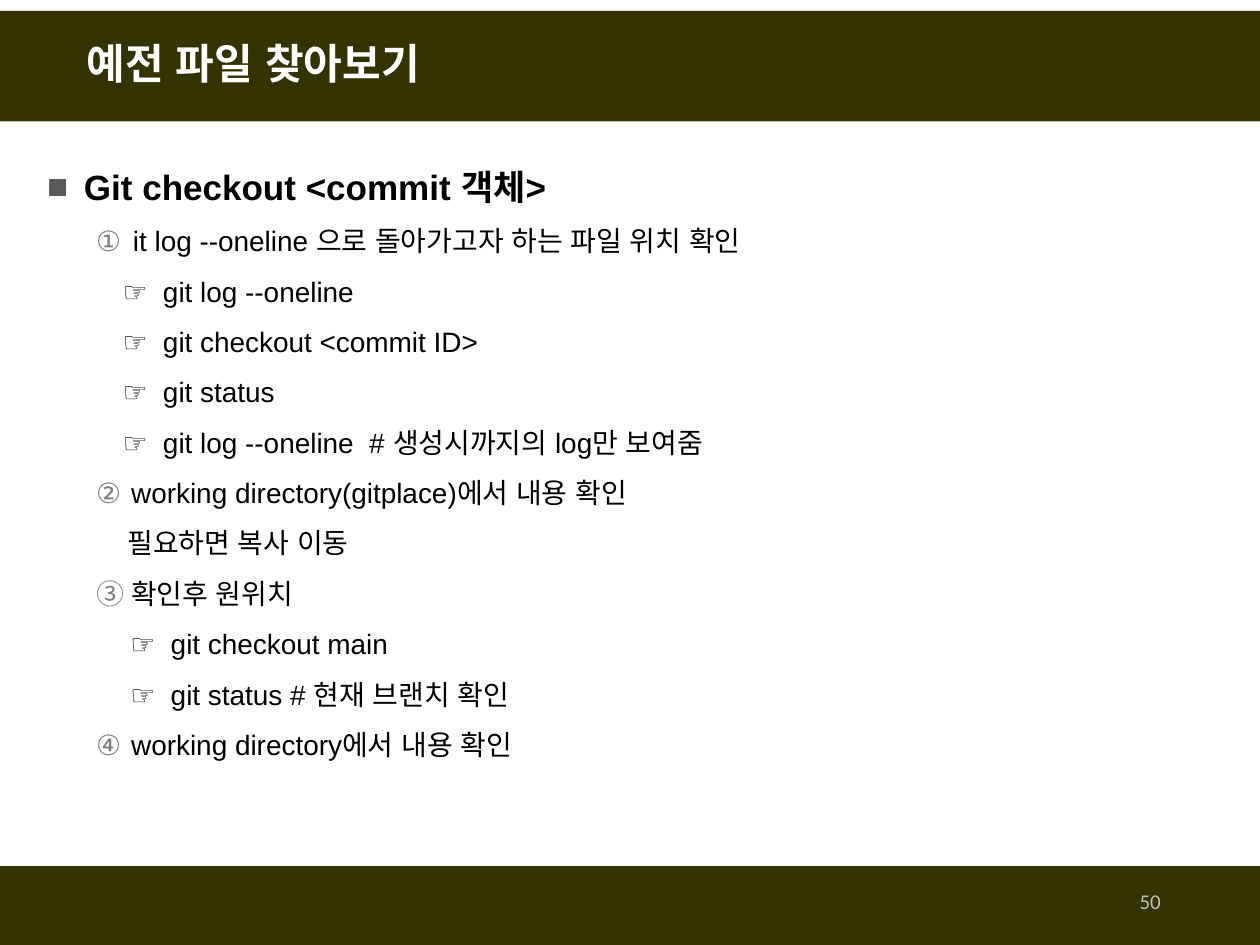
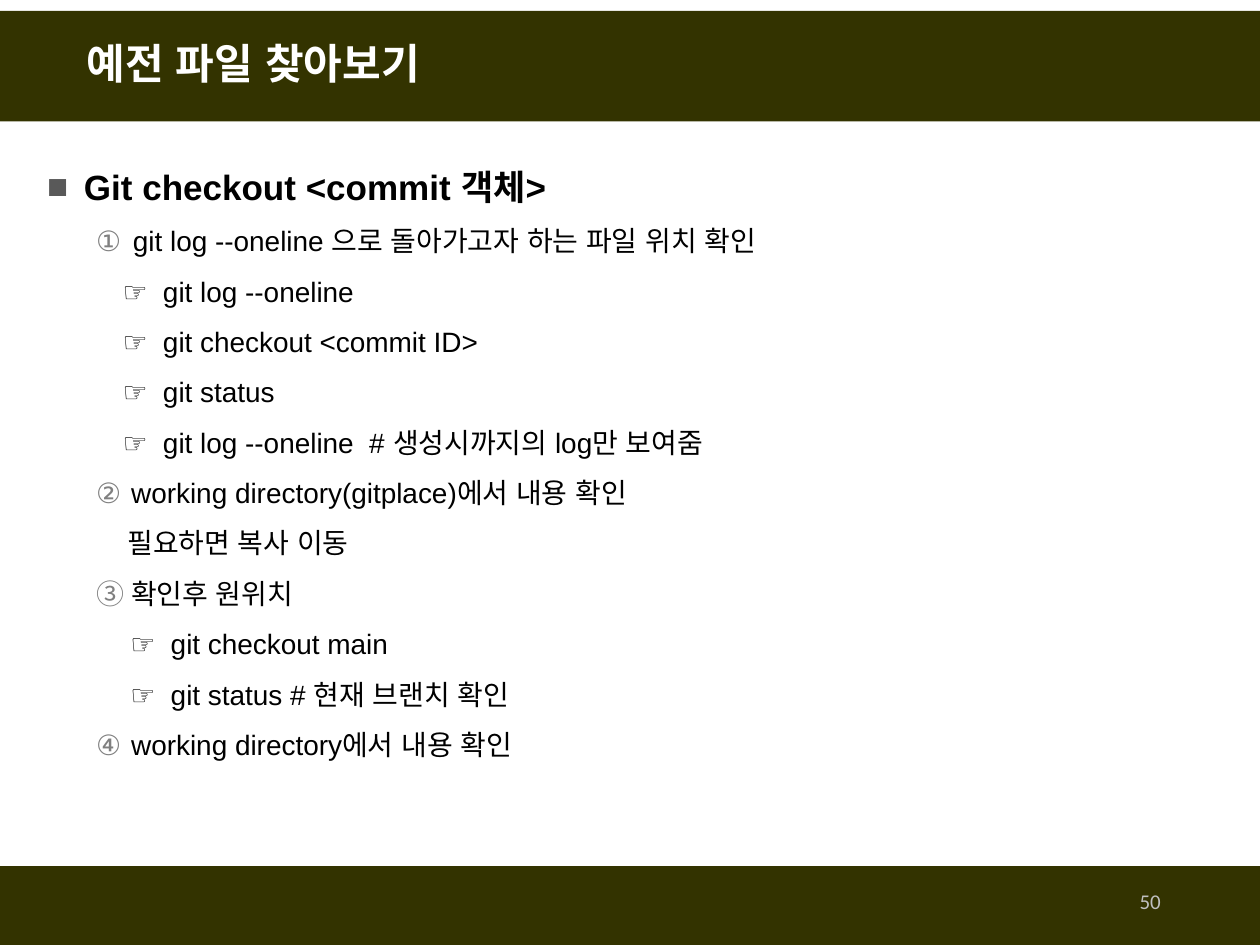
Before and after one commit to fasthill/github-lecture, a slide deck: slide 50 of git및github첫걸음1-git사용하기.pptx. Drawn at 1260x945 pixels with LibreOffice and Linux fonts; fonts in the diff are those of the drawing. Boxes give left, top, right and bottom in pixels: in the first picture for what was removed or moved away, otherwise in the second. Text is boxed around its words. In the diff, an @@ line names an element or a change of style, - is before the commit and + after.

```diff
--- a/git및github첫걸음1-git사용하기.pptx
+++ b/git및github첫걸음1-git사용하기.pptx
@@ text at (133,227,756,257): text changed @@
-  1. it log --oneline 으로 돌아가고자 하는 파일 위치 확인
+  1. git log --oneline 으로 돌아가고자 하는 파일 위치 확인
```
Also in this commit, not shown: 1 other slide changed.
